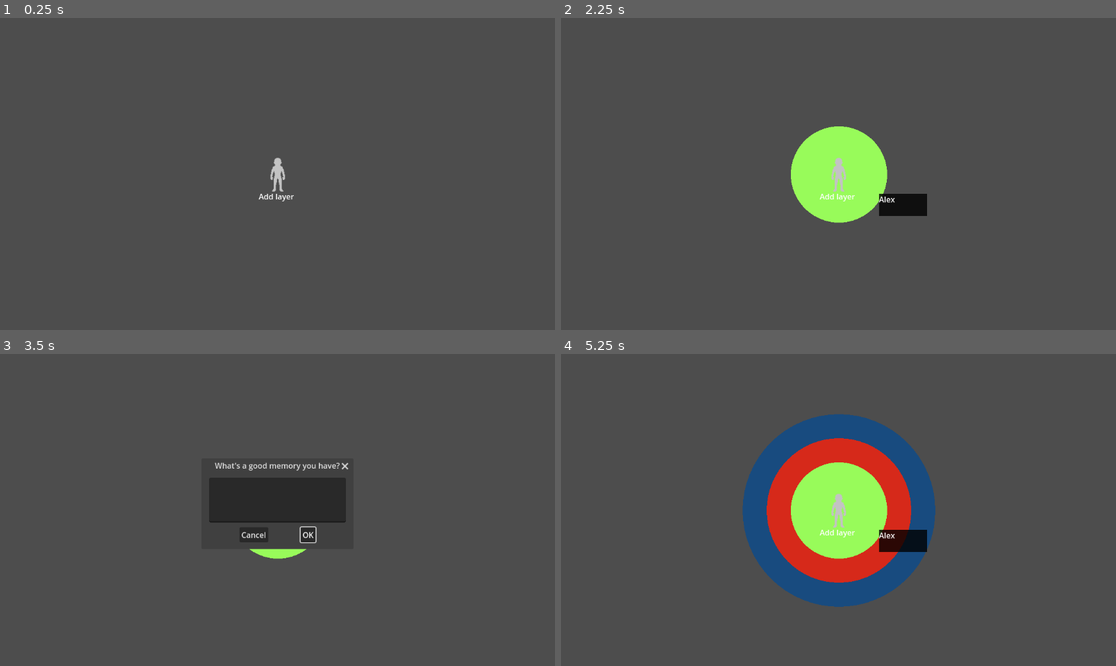
Above: before the commit, frames 1-4 (two rows, left to right).
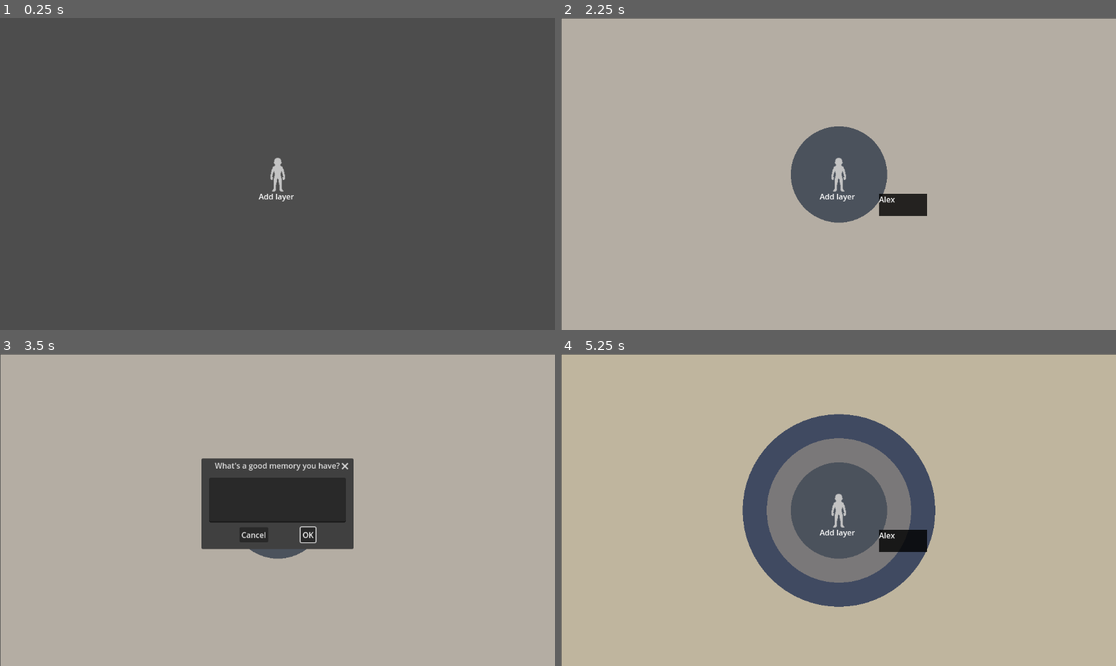
Above: after the commit, the same moments.

Repository: francosorbello/the-hand-that-guides-me
Game: Godot game, scene res://main.tscn
The game is run twice, just before and just after one commit, with the same random seed, the same clock (stepped at 60 frames per second) and the same inputs.
Inputs (mouse positions are in pixels of both pictures, inside the frame that each line leads up to):
- Up to frame 1 (0.25 s): no input
- Up to frame 2 (2.25 s): click "Add layer" at 0.5 s; click (838, 164) at 1.27 s; type "Alex" at 1.35 s; click "OK" at 2 s
- Up to frame 3 (3.5 s): click "Add layer" at 2.75 s
- Up to frame 4 (5.25 s): click "OK" at 3.5 s; click "Add layer" at 4.25 s; click "OK" at 5 s

The runs differ from the first frame. In frame 2, 99% of the frame differs, in the area x 0-100%, y 0-100%; in frame 3, 92%; in frame 4, 99%.

Commit message:
added color palette

Diff:
--- a/circle/circle.gd
+++ b/circle/circle.gd
@@ -4,14 +4,14 @@
 var min_radius: float = 0
 var max_radius: float = 0
 var mouse_inside : bool = false
-var selected_color = get_random_color()
+var selected_color = Color.WHITE
 var text : String
 
 func _draw() -> void:
     draw_circle(Vector2.ZERO, max_radius, selected_color)
     pass
 
-func get_random_color():
+func get_random_color() -> Color:
     return Color(randf(), randf(), randf())
 
 func set_text(_text : String):
--- a/circle/view/circle_manager.gd
+++ b/circle/view/circle_manager.gd
@@ -9,6 +9,9 @@
 var circles : Array[Circle] = []
 
 @export var circle_container : Node
+@export var color_manager : ColorManager
+
+signal circle_created(circle : Circle)
 
 func _ready() -> void:
     current_radius = start_radius
@@ -20,12 +23,14 @@
     circle.set_radius(current_radius, current_radius+radius_increment)
     circle.z_index = current_visibility_index
     circle.set_text(text)
+    circle.selected_color = color_manager.get_color()
 
     current_radius = current_radius+radius_increment
     current_visibility_index -= 1
 
     # circle_container.add_child(circle)
     add_child(circle)
+    circle_created.emit(circle)
 
     circles.append(circle)
 
--- a/main.tscn
+++ b/main.tscn
@@ -1,8 +1,10 @@
-[gd_scene load_steps=5 format=3 uid="uid://ch86f1uwaikjy"]
+[gd_scene load_steps=7 format=3 uid="uid://ch86f1uwaikjy"]
 
 [ext_resource type="Script" path="res://main.gd" id="1_4adpl"]
 [ext_resource type="PackedScene" uid="uid://dgtre55fv4qm1" path="res://ui/AddButton.tscn" id="1_h6nhb"]
 [ext_resource type="PackedScene" uid="uid://b3kxv3m3kqw6b" path="res://ui/writable_dialog.tscn" id="2_f65jh"]
+[ext_resource type="PackedScene" uid="uid://dd8gd32amx4ql" path="res://utils/color_manager.tscn" id="2_j6bn2"]
+[ext_resource type="Script" path="res://ui/bg.gd" id="2_krwko"]
 [ext_resource type="PackedScene" uid="uid://6cyx6ald7r3t" path="res://circle/view/circle_manager.tscn" id="4_3ij8m"]
 
 [node name="Main" type="Control"]
@@ -13,6 +15,19 @@
 grow_horizontal = 2
 grow_vertical = 2
 script = ExtResource("1_4adpl")
+
+[node name="ColorManager" parent="." instance=ExtResource("2_j6bn2")]
+
+[node name="BG" type="ColorRect" parent="."]
+z_index = -4096
+layout_mode = 1
+anchors_preset = 15
+anchor_right = 1.0
+anchor_bottom = 1.0
+grow_horizontal = 2
+grow_vertical = 2
+color = Color(0.301961, 0.301961, 0.301961, 1)
+script = ExtResource("2_krwko")
 
 [node name="ConfirmationDialog" parent="." instance=ExtResource("2_f65jh")]
 
@@ -26,9 +41,10 @@
 grow_horizontal = 2
 grow_vertical = 2
 
-[node name="CircleManager" parent="." node_paths=PackedStringArray("circle_container") instance=ExtResource("4_3ij8m")]
+[node name="CircleManager" parent="." node_paths=PackedStringArray("circle_container", "color_manager") instance=ExtResource("4_3ij8m")]
 layout_mode = 1
 circle_container = NodePath("../CircleContainer")
+color_manager = NodePath("../ColorManager")
 
 [node name="AddButton" parent="." instance=ExtResource("1_h6nhb")]
 z_index = 10
@@ -49,4 +65,5 @@
 position = Vector2(575, 323)
 
 [connection signal="text_confirmed" from="ConfirmationDialog" to="CircleManager" method="_on_confirmation_dialog_text_confirmed"]
+[connection signal="circle_created" from="CircleManager" to="BG" method="_on_circle_manager_circle_created"]
 [connection signal="pressed" from="AddButton" to="." method="_on_button_pressed"]
--- /dev/null
+++ b/ui/bg.gd
@@ -0,0 +1,7 @@
+extends ColorRect
+
+
+func _on_circle_manager_circle_created(circle:Circle) -> void:
+    var new_color = circle.selected_color
+    color = new_color.inverted()
+    pass # Replace with function body.
--- /dev/null
+++ b/utils/color_manager.gd
@@ -0,0 +1,18 @@
+extends Node
+class_name ColorManager
+
+@export var palette : Array[Color] = []
+
+var picked_colors : Array[Color] = []
+
+func get_color() -> Color:
+    if picked_colors.size() == palette.size():
+        picked_colors = []
+
+    var color = palette[randi() % palette.size()]
+
+    if color in picked_colors:
+        return get_color()
+
+    picked_colors.append(color)
+    return color.inverted()
--- /dev/null
+++ b/utils/color_manager.tscn
@@ -0,0 +1,7 @@
+[gd_scene load_steps=2 format=3 uid="uid://dd8gd32amx4ql"]
+
+[ext_resource type="Script" path="res://utils/color_manager.gd" id="1_pf07e"]
+
+[node name="ColorManager" type="Node"]
+script = ExtResource("1_pf07e")
+palette = Array[Color]([Color(0.768627, 0.694118, 0.682353, 1), Color(0.705882, 0.678431, 0.639216, 1), Color(0.74902, 0.709804, 0.619608, 1), Color(0.792157, 0.717647, 0.635294, 1), Color(0.521569, 0.529412, 0.52549, 1)])
